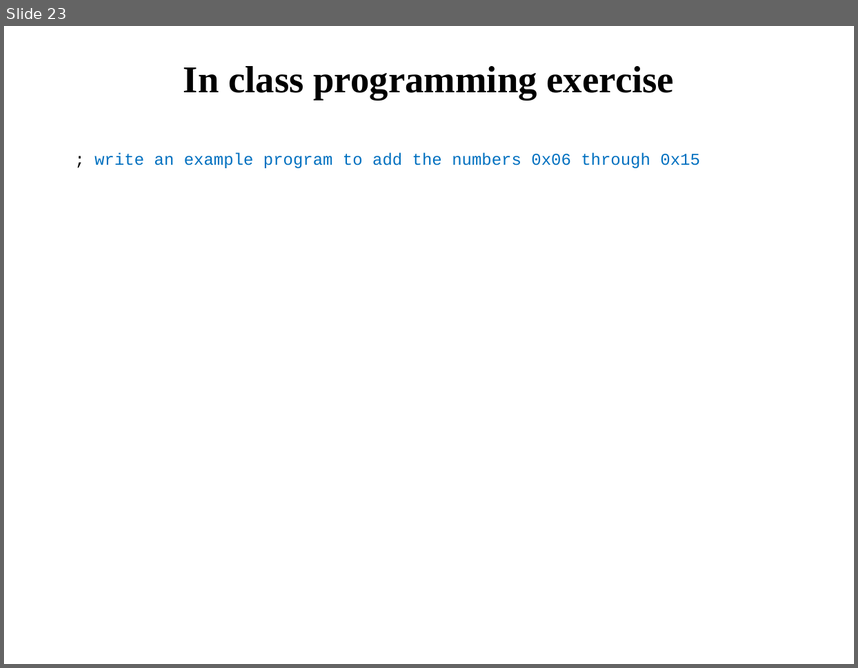
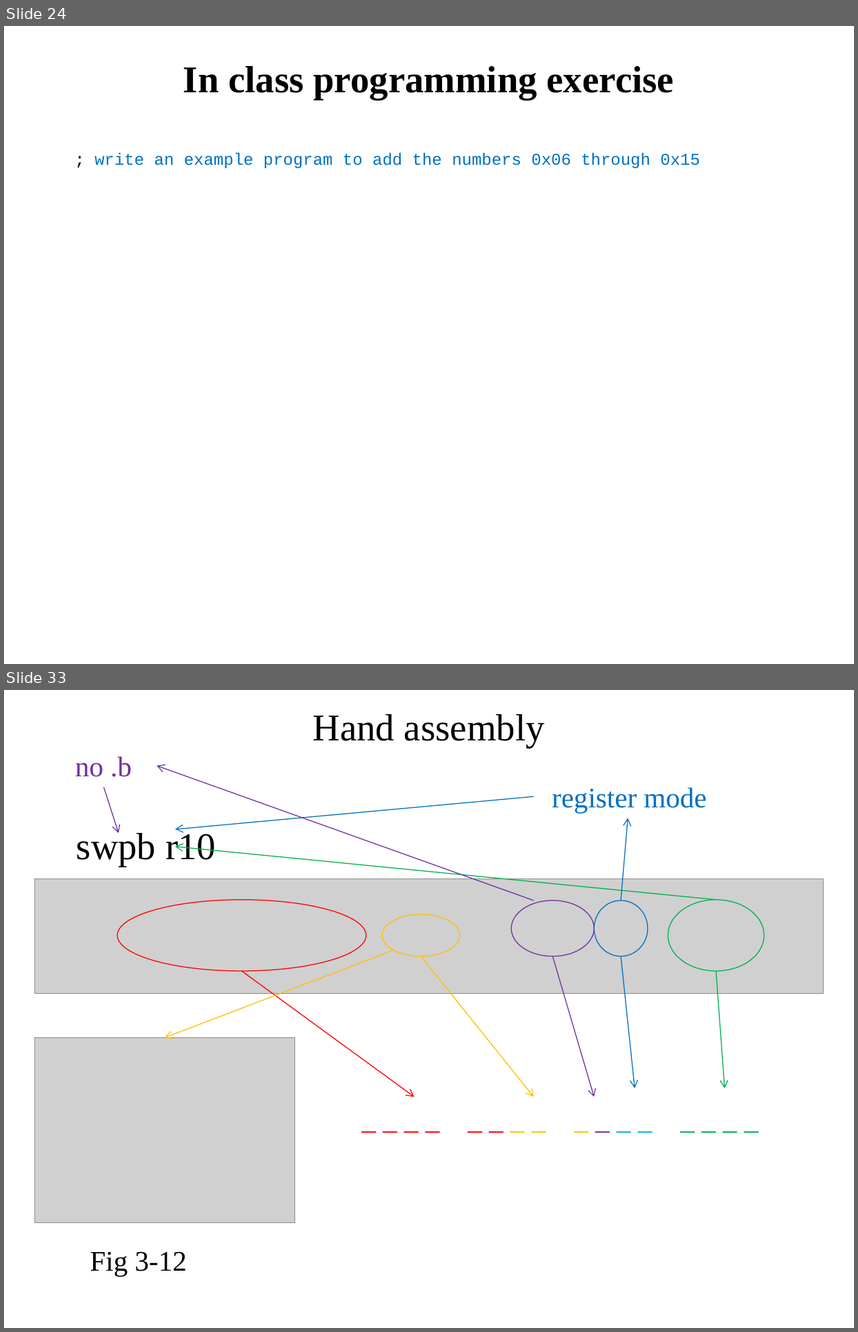
Before and after one commit to pw4rn3r/ECE382, a slide deck: notes/L4/Lsn4.pptx. Shown one above the other, each under a label of ours: slide 23 before the commit, slides 24 and 33 after it; the slides between them are not shown. The pictures are 858x668 and 858x1332 pixels, drawn with LibreOffice and Linux fonts; fonts in the diff are those of the drawing; grey boxes stand for pictures. Boxes give left, top, right and bottom in pixels: in the first picture for what was removed or moved away, otherwise in the second. Text is boxed around its words. In the diff, an @@ line names an element or a change of style, - is before the commit and + after.

```diff
--- a/notes/L4/Lsn4.pptx
+++ b/notes/L4/Lsn4.pptx
@@ slide 33 added at [4, 690, 854, 1328], background #FFFFFF @@
@@ title added at [313, 714, 545, 747], 32 pt, text #000000 @@
+Hand assembly
@@ text added at [75, 756, 132, 777], 24 pt, text #7030A0 @@
+no .b
@@ arrow added from (534, 900) to (157, 766), #7030A0 0.75 pt @@
@@ arrow added from (103, 787) to (119, 833), #7030A0 0.75 pt @@
@@ text added at [552, 787, 706, 813], 24 pt, text #0070C0 @@
+register mode
@@ arrow added from (534, 796) to (175, 829), #0070C0 0.75 pt @@
@@ text added at [76, 830, 216, 867], 32 pt, text #000000 @@
+swpb r10
@@ arrow added from (621, 900) to (628, 818), #0070C0 0.75 pt @@
@@ arrow added from (716, 899) to (175, 847), #00B050 0.75 pt @@
@@ picture added at [34, 879, 822, 993] @@
@@ ellipse added at [117, 899, 366, 971], outline #FF0000 0.75 pt @@
@@ ellipse added at [382, 914, 459, 956], outline #FFC000 0.75 pt @@
@@ ellipse added at [512, 900, 594, 956], outline #7030A0 0.75 pt @@
@@ ellipse added at [594, 900, 648, 956], outline #0070C0 0.75 pt @@
@@ ellipse added at [668, 899, 764, 971], outline #00B050 0.75 pt @@
@@ arrow added from (393, 950) to (165, 1038), #FFC000 0.75 pt @@
@@ arrow added from (421, 956) to (534, 1096), #FFC000 0.75 pt @@
@@ arrow added from (553, 956) to (594, 1096), #7030A0 0.75 pt @@
@@ arrow added from (621, 956) to (635, 1088), #0070C0 0.75 pt @@
@@ arrow added from (242, 971) to (415, 1096), #FF0000 0.75 pt @@
@@ arrow added from (716, 971) to (725, 1088), #00B050 0.75 pt @@
@@ picture added at [34, 1038, 294, 1223] @@
@@ text added at [353, 1096, 777, 1138], 24 pt, text #FF0000 @@
+_ _ _ _ _ _ _ _ _ _ _ _ _ _ _ _
@@ text added at [90, 1251, 187, 1276], 24 pt, text #000000 @@
+Fig 3-12
@@ what was slide 23 is now slide 24 @@
```
Also in this commit, not shown: 32 other slides added, 6 other files.
